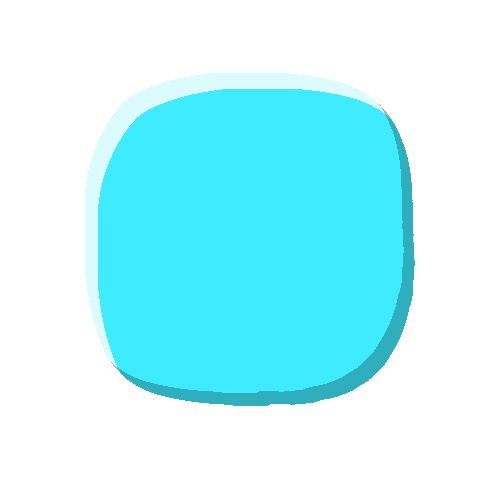
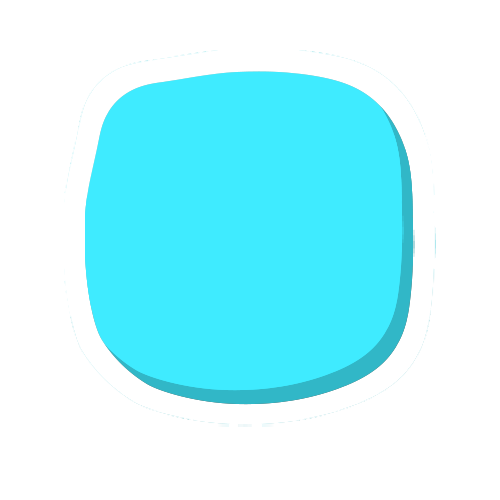
Before/after of a 500 x 500 layered artwork. What changed in the layer stack:
hid "Layer 2", painted on it over [85, 73, 421, 412]
removed layer "Layer 3" over [73, 62, 426, 414]
added layer "Layer 4" above "Layer 5" over [85, 71, 415, 405]
added layer "Layer 5" above "Layer 1" over [64, 50, 436, 427]
